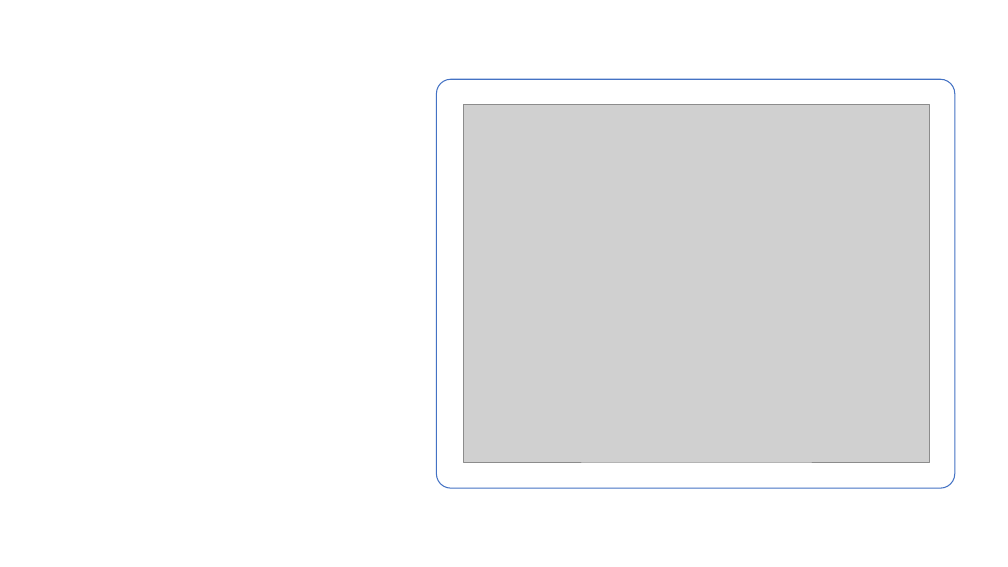
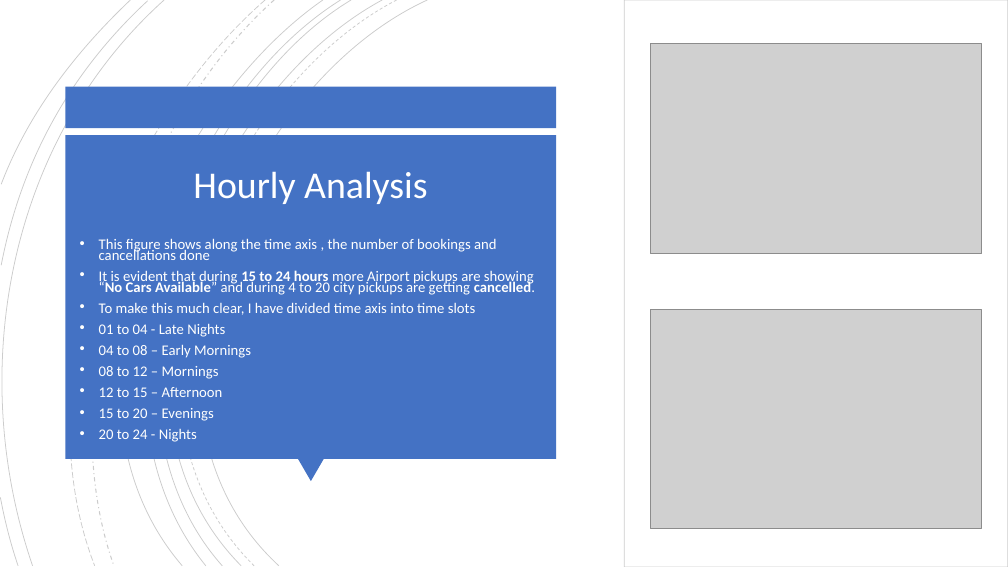
Before and after one commit to kishore3886/Uber_Case_Study, a slide deck: slide 3 of Uber_Case_Study.pptx. Drawn at 1008x567 pixels with LibreOffice and Linux fonts; fonts in the diff are those of the drawing; grey boxes stand for pictures. Boxes give left, top, right and bottom in pixels: in the first picture for what was removed or moved away, otherwise in the second. Text is boxed around its words. In the diff, an @@ line names an element or a change of style, - is before the commit and + after.

```diff
--- a/Uber_Case_Study.pptx
+++ b/Uber_Case_Study.pptx
@@ background #000000 to #FFFFFF @@
@@ rectangle removed at [0,0,1008,567] @@
@@ group added at [0,0,1006,567]: 17 freeform shapes @@
@@ freeform shape: place and size @@
-freeform shape at [0,0,385,567]
+freeform shape at [40,0,323,566]
@@ freeform shape at [40,0,323,566]: fill #000000 to none; outline none to #000000 0.75 pt @@
@@ rectangle added at [625,0,1008,567], fill #FFFFFF, outline #000000 0.75 pt @@
@@ picture added at [650,43,982,253] @@
@@ rectangle added at [66,87,557,129], fill #4472C4 @@
@@ rounded rectangle removed at [436,79,955,488] @@
@@ picture removed at [464,104,930,463] @@
@@ rectangle added at [66,135,557,459], fill #4472C4 @@
@@ title added at [193,171,427,204], 36 pt, text #FFFFFF @@
+Hourly Analysis
@@ text added at [99,238,535,442], 14 pt, text #FFFFFE @@
+• This figure shows along the time axis , the number of bookings and cancellations done
+• It is evident that during 15 to 24 hours more Airport pickups are showing “No Cars Available” and during 4 to 20 city pickups are getting cancelled.
+• To make this much clear, I have divided time axis into time slots
+• 01 to 04 - Late Nights
+• 04 to 08 – Early Mornings
+• 08 to 12 – Mornings
+• 12 to 15 – Afternoon
+• 15 to 20 – Evenings
+• 20 to 24 - Nights
@@ picture added at [650,309,982,529] @@
@@ triangle added at [298,459,324,482], fill #4472C4 @@
```
Also in this commit, not shown: 2 other slides changed, 7 slides added, 2 slides removed, 6 other files.
